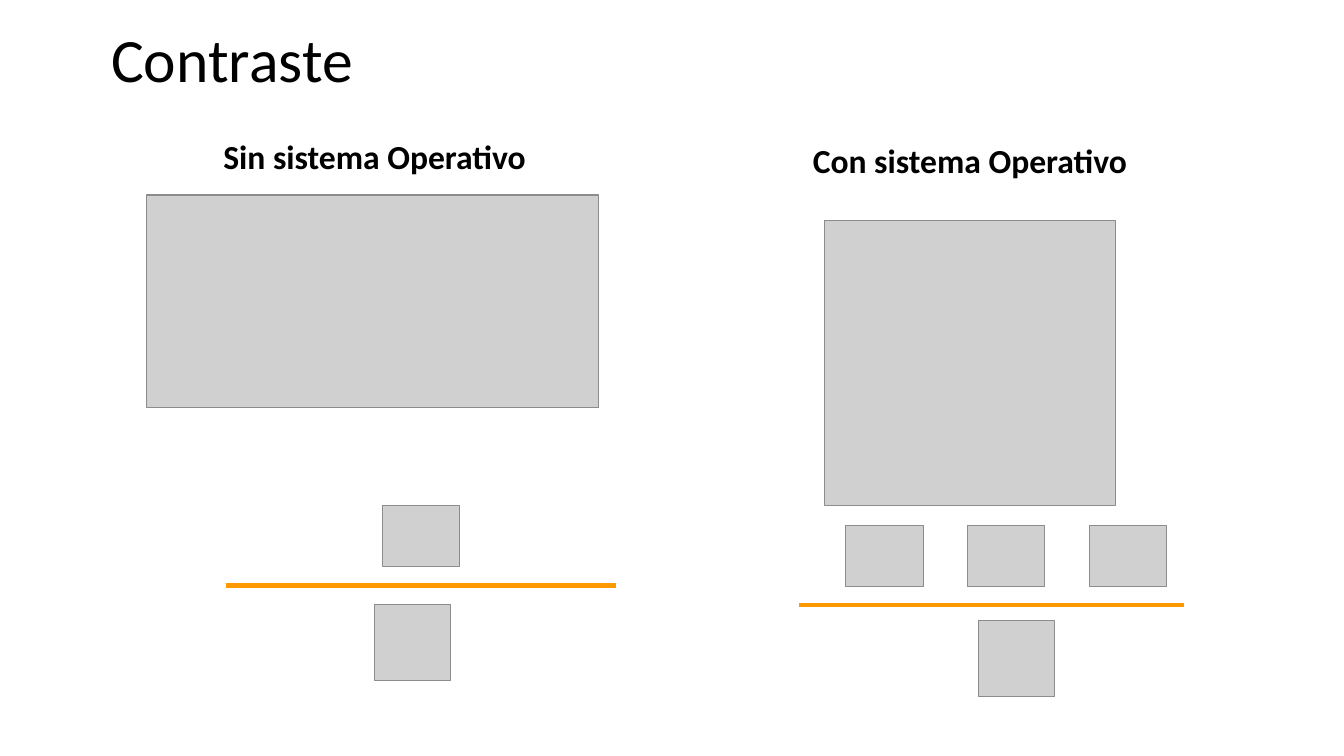
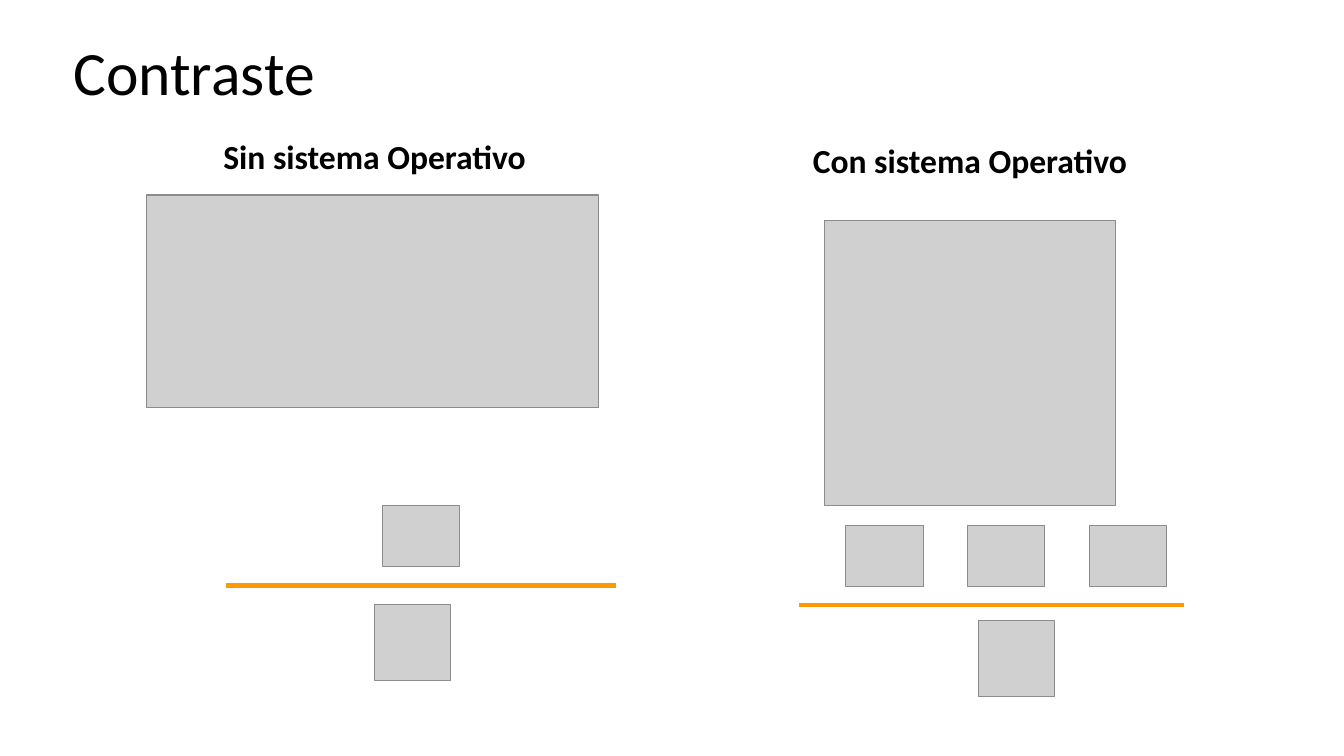
Before and after one commit to udea-so/apuntes_2026-2_SO-virtual, a slide deck: slide 4 of clase_03/SO_apuntes_clase3.pptx. Drawn at 1344x756 pixels with LibreOffice and Linux fonts; fonts in the diff are those of the drawing; grey boxes stand for pictures. Boxes give left, top, right and bottom in pixels: in the first picture for what was removed or moved away, otherwise in the second. Text is boxed around its words. In the diff, an @@ line names an element or a change of style, - is before the commit and + after.

```diff
--- a/clase_03/SO_apuntes_clase3.pptx
+++ b/clase_03/SO_apuntes_clase3.pptx
@@ title "Contraste" moved from (x1=111, y1=42, x2=352, y2=83) to (x1=73, y1=55, x2=314, y2=96) @@
```
Also in this commit, not shown: 8 other slides changed, 11 other files.
